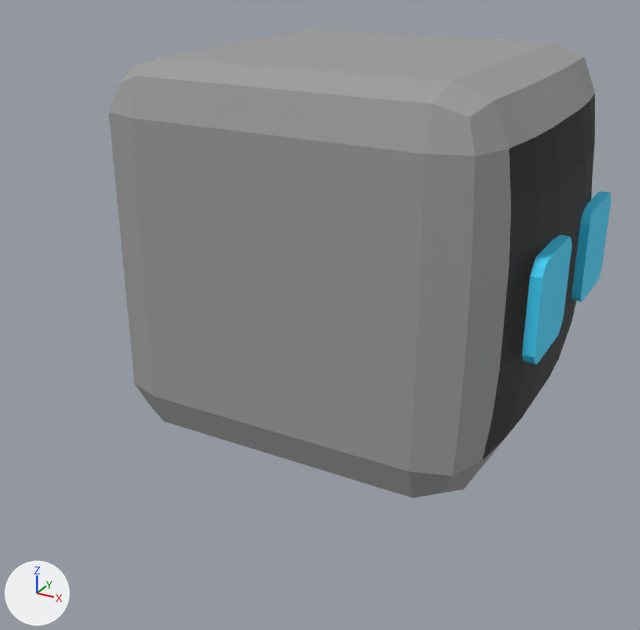
A saved change to the FBX model Unity/FactoryWorker/Assets/Resources/Models/mascot.fbx.
Both versions are drawn from a 50 mm camera at (2.09, -3.86, 1.75) aimed at (0.05, -0.15, -0.11). The lights are fixed; the arrows at lower left show +X, +Y and +Z. Where no turn or scale is listed for an object, it has been applied to the vertices. Vertices at the same position are counted once.

The first picture shows 'Eyes', 'Mascot'.
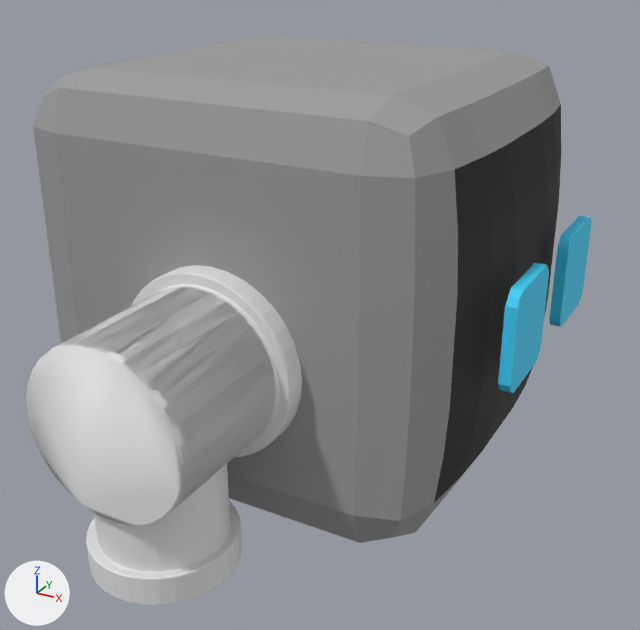
Pixel boxes [x1, y1, x2, y2] of what changed, in the pictures (640 x 630 px):
'Mascot', moved: before [109, 28, 595, 498]; after [33, 35, 561, 543]
'thrusters', added: after [26, 265, 302, 605]
    faces in mat_m_mascot_arm (white #e7e7e7): [26, 285, 279, 525]
    faces in mat_m_mascot_elbow (white #e7e7e7): [94, 464, 231, 573]
    faces in mat_m_mascot_shoulder (white #e7e7e7): [132, 265, 302, 457]
    faces in mat_m_mascot_hand (white #e7e7e7): [86, 501, 242, 605]
'Eyes', moved, rescaled: before [522, 191, 611, 364]; after [498, 216, 591, 393]

The change in detail:
Material 'M_mascot_hand' (mat_m_mascot_hand) is new.
Its base color is (0.8, 0.8, 0.8) (white #e7e7e7).
Its roughness is 0.553.
Material 'M_mascot_elbow' (mat_m_mascot_elbow) is new.
Its base color is (0.8, 0.8, 0.8) (white #e7e7e7).
Its roughness is 0.553.
Material 'M_mascot_shoulder' (mat_m_mascot_shoulder) is new.
Its base color is (0.8, 0.8, 0.8) (white #e7e7e7).
Its roughness is 0.553.
Material 'M_mascot_arm' (mat_m_mascot_arm) is new.
Its base color is (0.8, 0.8, 0.8) (white #e7e7e7).
Its roughness is 0.553.
me_cube_004 has 386 vertices, 384 faces and spans x -1.0..1.15, y -1.0..1.0, z -1.0..1.0.
me_cube_004 is used by ob_mascot; location (0.011, 0.418, 0.162).
me_cube_004 part 1: the whole mesh is moved by (-0.07, 0.0, 0.0).
Mesh me_mesh is new.
It has 6052 vertices, 6144 faces and spans x -0.43..0.43, y -1.77..1.77, z -0.75..0.43.
Faces by material slot: [1296, 2990, 576, 1282].
It uses material mat_m_mascot_shoulder (white #e7e7e7).
It uses material mat_m_mascot_arm (white #e7e7e7).
It uses material mat_m_mascot_elbow (white #e7e7e7).
It uses material mat_m_mascot_hand (white #e7e7e7).
Object 'Eyes' (ob_eyes) is rescaled from (0.0287, 0.246, 0.254) to (0.0266, 0.228, 0.235).
Object 'Mascot' (ob_mascot) moves from (0.011, 0.418, 0.162) to (0.011, -0.008, 0.162).
Object 'thrusters' (ob_thrusters) is new; it shows me_mesh.
Its location is (0.0, 0.0, 0.0).
